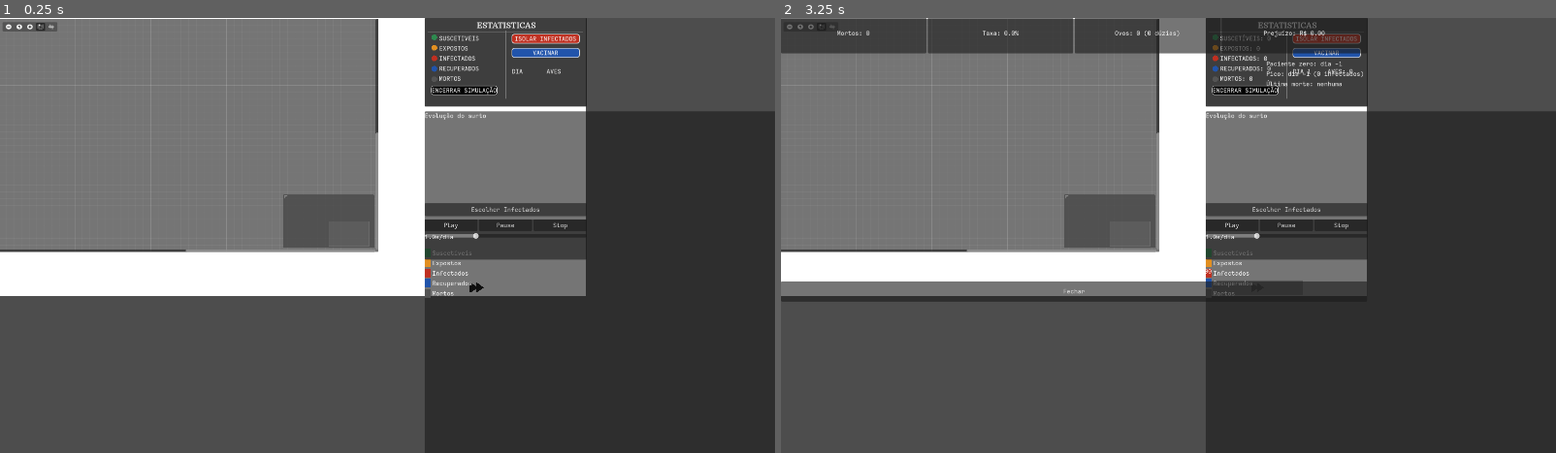
Above: before the commit, frames 1-2 (left to right).
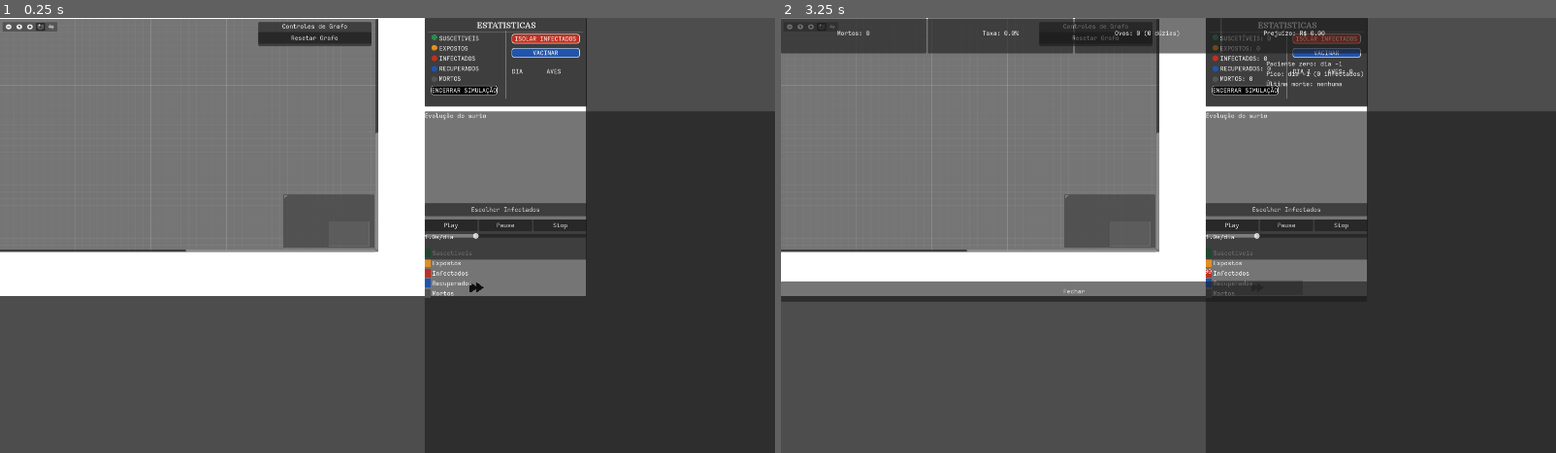
Above: after the commit, the same moments.

Repository: LeonardoMonteblanc/sir_simulator
Game: Godot game, scene res://scenes/mainSimulation.tscn
Two runs of this game, one before a commit and one after it. Both use one fixed random seed, a clock stepped at 60 frames per second and the inputs below. This scene is started directly instead of the project's main scene.
Inputs (mouse positions are in pixels of both pictures, inside the frame that each line leads up to):
- Up to frame 1 (0.25 s): no input
- Up to frame 2 (3.25 s): click (1098, 39) at 0.5 s, where only the run after the commit has a clickable "Resetar Grafo"; click "Play" at 1.25 s; click "Play" at 2 s; click "ENCERRAR SIMULAÇÃO" at 2.75 s

The runs differ from the first frame. In frame 1, 0.8% of the frame differs, in the area x 33-48%, y 0-7%; in frame 2, 0.4%.
Error in both runs: Invalid access to property or key 'num_agents' on a base object of type 'Dictionary'. (res://scripts/seird_model.gd:112)

Commit message:
feat(graph-controls): registry de nos + painel reset (base para algoritmos)
- core_extensions/graph_algorithms/graph_registry.gd: registrar/limpar/get_adjacencia/cor_temporaria/reset
- core_extensions/graph_algorithms/graph_control_panel.{gd,tscn}: botao reset
- simulation_view.gd: hook injetar_registry(), registra nos ao construir grafo
- main_simulation.gd: monta registry + painel, conecta reset_pressed
- validate_registry.gd: 4 cenarios OK

Diff:
--- /dev/null
+++ b/scripts/core_extensions/graph_algorithms/graph_control_panel.gd
@@ -0,0 +1,16 @@
+extends PanelContainer
+
+# Painel de controle de grafo: botao de reset visual.
+# Futuramente pode ganhar botoes de algoritmo tambem.
+
+signal reset_pressed
+
+@onready var _btn_reset: Button = $Layout/Btns/BtnReset
+
+func _ready() -> void:
+	_btn_reset.pressed.connect(func(): reset_pressed.emit())
+
+func set_estado(rodando_algoritmo: bool) -> void:
+	# desabilita reset durante execucao de algoritmo
+	if is_instance_valid(_btn_reset):
+		_btn_reset.disabled = rodando_algoritmo
--- /dev/null
+++ b/scripts/core_extensions/graph_algorithms/graph_control_panel.tscn
@@ -0,0 +1,22 @@
+[gd_scene load_steps=2 format=3 uid="uid://cgr4pc4rrsttw"]
+
+[ext_resource type="Script" path="res://scripts/core_extensions/graph_algorithms/graph_control_panel.gd" id="1_gc"]
+
+[node name="GraphControlPanel" type="PanelContainer"]
+script = ExtResource("1_gc")
+
+[node name="Layout" type="VBoxContainer" parent="."]
+layout_mode = 2
+
+[node name="Label" type="Label" parent="Layout"]
+layout_mode = 2
+text = "Controles de Grafo"
+horizontal_alignment = 1
+
+[node name="Btns" type="HBoxContainer" parent="Layout"]
+layout_mode = 2
+
+[node name="BtnReset" type="Button" parent="Layout/Btns"]
+layout_mode = 2
+size_flags_horizontal = 3
+text = "Resetar Grafo"
--- /dev/null
+++ b/scripts/core_extensions/graph_algorithms/graph_registry.gd
@@ -0,0 +1,99 @@
+extends Node
+
+# Registry de nos visuais do grafo + helpers para algoritmos.
+# Feature em core_extensions/graph_algorithms/. A view (simulation_view.gd)
+# NAO conhece algoritmos; ela apenas expoe referencias ao registry.
+# Algoritmos (BFS, DFS, Dijkstra) consomem esta API para iterar/visualizar.
+#
+# API publica:
+#   registrar(id, node)           : quando a view cria um no
+#   limpar()                      : limpa registry
+#   get_node_by_id(id)            : GraphNode ou null
+#   get_todos_ids()               : Array[int]
+#   get_adjacencia()              : copia do dicionario de adjacencia
+#   set_adjacencia(dict)          : atualiza adjacencia (apos isolamento)
+#   resetar_cores_base(cores_seird) : restaura cor de estado SEIRD em todos os nos
+#   cor_temporaria(id, color, dur_s) : marca cor temporaria (algoritmo). dur<=0 = permanente ate reset
+#   resetar_cores_algoritmo()     : limpa marcas de algoritmo
+
+const DEFAULT_ALGO_COLOR: Color = Color(0.8, 0.8, 0.0, 1.0)  # amarelo (visivel)
+
+var _nodes: Dictionary = {}      # id -> GraphNode
+var _estado_base: Dictionary = {} # id -> Color (cor SEIRD original)
+var _marcacoes: Dictionary = {}  # id -> {"color": Color, "dur": float}
+var _cores_seird: Dictionary = {}
+var _adj: Dictionary = {}
+var _no_grafo_edit: GraphEdit = null
+
+func set_grafo_edit(g: GraphEdit) -> void:
+	_no_grafo_edit = g
+
+func set_cores_seird(cores: Dictionary) -> void:
+	_cores_seird = cores
+
+func registrar(id: int, node: GraphNode, cor_base: Color) -> void:
+	_nodes[id] = node
+	_estado_base[id] = cor_base
+
+func limpar() -> void:
+	_nodes.clear()
+	_estado_base.clear()
+	_marcacoes.clear()
+	_adj.clear()
+
+func get_node_by_id(id: int) -> GraphNode:
+	if not _nodes.has(id):
+		return null
+	var n = _nodes[id]
+	if not is_instance_valid(n):
+		return null
+	return n
+
+func get_todos_ids() -> Array:
+	var ids: Array = []
+	for k in _nodes.keys():
+		ids.append(int(k))
+	ids.sort()
+	return ids
+
+func get_adjacencia() -> Dictionary:
+	var copia: Dictionary = {}
+	for k in _adj.keys():
+		copia[k] = _adj[k].duplicate()
+	return copia
+
+func set_adjacencia(dict: Dictionary) -> void:
+	_adj = dict.duplicate(true)
+
+# Restaura a cor original SEIRD em todos os nos registrados.
+func resetar_cores_base() -> void:
+	for id in _nodes.keys():
+		var n: GraphNode = get_node_by_id(id)
+		if n != null and _estado_base.has(id):
+			n.self_modulate = _estado_base[id]
+	_marcacoes.clear()
+
+# Aplica uma cor temporaria a um no. dur<=0 = permanente ate reset_explicito
+func cor_temporaria(id: int, color: Color) -> void:
+	var n: GraphNode = get_node_by_id(id)
+	if n == null:
+		return
+	n.self_modulate = color
+	_marcacoes[id] = color
+
+# Limpa apenas marcacoes de algoritmo, restaura cor SEIRD onde estava marcada.
+func resetar_cores_algoritmo() -> void:
+	for id in _marcacoes.keys():
+		var n: GraphNode = get_node_by_id(id)
+		if n != null and _estado_base.has(id):
+			n.self_modulate = _estado_base[id]
+	_marcacoes.clear()
+
+# Destaca arestas (connections) entre dois nos. Usado por Dijkstra para
+# mostrar o caminho encontrado.
+func destacar_caminho(ids: Array, color: Color) -> void:
+	if not is_instance_valid(_no_grafo_edit):
+		return
+	_no_grafo_edit.clear_connections()
+	for i in range(ids.size() - 1):
+		_no_grafo_edit.connect_node(str(ids[i]), 0, str(ids[i+1]), 0)
--- a/scripts/main_simulation.gd
+++ b/scripts/main_simulation.gd
@@ -10,6 +10,8 @@
 const ControlPanelScene = preload("res://scripts/core_extensions/auto_simulation/control_panel.tscn")
 const InfectionSelectorScript = preload("res://scripts/core_extensions/manual_infection/infection_selector.gd")
 const InfectionSelectorScene = preload("res://scripts/core_extensions/manual_infection/infection_selector.tscn")
+const GraphRegistryScript = preload("res://scripts/core_extensions/graph_algorithms/graph_registry.gd")
+const GraphControlPanelScene = preload("res://scripts/core_extensions/graph_algorithms/graph_control_panel.tscn")
 
 @onready var view_simulacao: Control = $ColorRect/SimulationView/SimulationView
 @onready var hud_interface: Control = $ColorRect/HUD
@@ -20,6 +22,8 @@
 var _control_panel: PanelContainer = null
 var _infection_selector: PanelContainer = null
 var _btn_abrir_sel: Button = null
+var _graph_registry: Node = null
+var _graph_control_panel: PanelContainer = null
 
 var parametros_globais: Dictionary = {}
 
@@ -42,6 +46,35 @@
 	_montar_auto_sim()
 	# monta feature de selecao manual de infectados
 	_montar_manual_infection()
+	# monta registry de grafo e painel de reset
+	_montar_graph_registry()
+
+
+# === FEATURE GRAPH REGISTRY + RESET (base para algoritmos) ===
+func _montar_graph_registry() -> void:
+	_graph_registry = GraphRegistryScript.new()
+	_graph_registry.name = "GraphRegistry"
+	add_child(_graph_registry)
+	if is_instance_valid(view_simulacao) and view_simulacao.has_method("injetar_registry"):
+		view_simulacao.injetar_registry(_graph_registry)
+	# painel de reset
+	_graph_control_panel = GraphControlPanelScene.instantiate() as PanelContainer
+	if is_instance_valid(_graph_control_panel):
+		_graph_control_panel.name = "GraphControlPanel"
+		_graph_control_panel.position = Vector2(640, 10)
+		_graph_control_panel.size = Vector2(280, 60)
+		add_child(_graph_control_panel)
+		_graph_control_panel.reset_pressed.connect(_on_graph_reset)
+
+func _on_graph_reset() -> void:
+	if not is_instance_valid(view_simulacao):
+		return
+	# limpa marcacoes de algoritmo (cores temporarias)
+	if is_instance_valid(_graph_registry) and _graph_registry.has_method("resetar_cores_algoritmo"):
+		_graph_registry.resetar_cores_algoritmo()
+	# restaura cores SEIRD nos nos (porque o reset do algoritmo deixa a cor
+	# SEIRD anterior la, mas a simulacao pode ter avancado desde o registro)
+	view_simulacao.renderizar_estado_atual()
 
 
 # === FEATURE MANUAL INFECTION (isolada em core_extensions/manual_infection/) ===
--- a/scripts/simulation_view.gd
+++ b/scripts/simulation_view.gd
@@ -18,6 +18,10 @@
 # Hook opcional de auto-sim (injetado via injetar_autosim()). Se null, modo manual.
 var _autosim: Node = null
 
+# Hook opcional de registry de grafo (injetado via injetar_registry()).
+# Usado por algoritmos de grafo (BFS/DFS/Dijkstra).
+var _graph_registry: Node = null
+
 signal passo_concluido(dados_dia: Dictionary)
 signal surto_encerrado
 
@@ -64,6 +68,14 @@
 	var lista_agentes: Array = modelo_epidemiologico.agentes
 	var nos_por_id: Dictionary = {}
 
+	# informa registry opcional (caso algoritmo queira iterar depois)
+	if is_instance_valid(_graph_registry) and _graph_registry.has_method("limpar"):
+		_graph_registry.limpar()
+	if is_instance_valid(_graph_registry) and _graph_registry.has_method("set_adjacencia"):
+		_graph_registry.set_adjacencia(adj)
+	if is_instance_valid(_graph_registry) and _graph_registry.has_method("set_cores_seird"):
+		_graph_registry.set_cores_seird(CORES_ESTADOS)
+
 	# cria um GraphNode por agente
 	for agente_obj in lista_agentes:
 		var no_agente := GraphNode.new()
@@ -74,7 +86,8 @@
 		var pos_fallback: Vector2 = Vector2((agente_obj.id % 5) * 150, (agente_obj.id / 5) * 100)
 		no_agente.position_offset = pos.get(agente_obj.id, pos_fallback)
 		no_agente.custom_minimum_size = Vector2(80, 50)
-		no_agente.self_modulate = CORES_ESTADOS.get(agente_obj.estado, Color.WHITE)
+		var cor_inicial: Color = CORES_ESTADOS.get(agente_obj.estado, Color.WHITE)
+		no_agente.self_modulate = cor_inicial
 
 		# slot interno (grafo precisa de filhos para criar ports)
 		var slot_control := Control.new()
@@ -86,6 +99,9 @@
 		no_agente.set_slot(0, true, 0, Color.WHITE, true, 1, Color.WHITE)
 
 		nos_por_id[agente_obj.id] = no_agente
+		# registra no registry (se anexado)
+		if is_instance_valid(_graph_registry) and _graph_registry.has_method("registrar"):
+			_graph_registry.registrar(agente_obj.id, no_agente, cor_inicial)
 
 	# process_frame para o editor preparar os slots antes de conectar
 	await get_tree().process_frame
@@ -165,6 +181,34 @@
 func has_autosim() -> bool:
 	return is_instance_valid(_autosim)
 
+# === HOOKS PUBLICOS DO GRAPH REGISTRY ===
+func injetar_registry(registry: Node) -> void:
+	_graph_registry = registry
+	if is_instance_valid(_graph_registry):
+		if _graph_registry.has_method("set_grafo_edit"):
+			_graph_registry.set_grafo_edit(editor_grafos)
+
+func get_registry() -> Node:
+	return _graph_registry
+
+# quando um agente muda de estado no modelo, atualiza a cor base no registry
+# assim o "reset" restaura a cor certa
+func _sincronizar_cor_base(id: int) -> void:
+	if not is_instance_valid(_graph_registry):
+		return
+	if not _graph_registry.has_method("registrar"):
+		return
+	var n: GraphNode = get_node_or_null(str(id)) as GraphNode
+	if n == null:
+		return
+	# so atualiza se nao ha marcacao de algoritmo ativa
+	if not (_graph_registry.has_method("get_node_by_id")):
+		return
+	# mantem a cor visivel agora no no
+	# (registry ja guarda cor_base no registro, ela nao muda com SEIRD)
+	# mas se quiser "redefinir base" apos SEIRD update:
+	# nao fazemos aqui - o reset geral re-aplica cor base via resetar_cores_base
+
 func renderizar_estado_atual() -> void:
 	if not is_instance_valid(modelo_epidemiologico):
 		return
--- /dev/null
+++ b/scripts/utils/validate_registry.gd
@@ -0,0 +1,65 @@
+extends SceneTree
+
+# Testa GraphRegistry isoladamente com structure de nodes fake.
+
+var _cores_seird := {
+	"S": Color(0.2, 0.5, 0.3),
+	"E": Color(0.8, 0.5, 0.1),
+	"I": Color(0.8, 0.2, 0.1)
+}
+
+func _criar_no_fake(id: int, cor: Color) -> GraphNode:
+	var n := GraphNode.new()
+	n.name = str(id)
+	n.self_modulate = cor
+	root.add_child(n)
+	return n
+
+func _init():
+	var Script = load("res://scripts/core_extensions/graph_algorithms/graph_registry.gd")
+	if Script == null:
+		printerr("FAIL load registry")
+		quit(1)
+		return
+	var reg = Script.new()
+	root.add_child(reg)
+	# cria 5 nos fake
+	var ids: Array = [0, 1, 2, 3, 4]
+	var nos: Dictionary = {}
+	for id in ids:
+		var cor: Color = _cores_seird["S"] if id == 2 else _cores_seird["I"]
+		nos[id] = _criar_no_fake(id, cor)
+		reg.registrar(id, nos[id], cor)
+	# set adj
+	var adj: Dictionary = {0: [1, 2], 1: [0, 3], 2: [0, 4], 3: [1], 4: [2]}
+	reg.set_adjacencia(adj)
+	# testa get_todos_ids
+	var todos: Array = reg.get_todos_ids()
+	if todos.size() != 5:
+		printerr("FAIL get_todos_ids retornou ", todos.size())
+		quit(1)
+		return
+	print("OK get_todos_ids=", todos)
+	# testa get_adjacencia
+	var adj_back: Dictionary = reg.get_adjacencia()
+	if adj_back[0].size() != 2:
+		printerr("FAIL adj[0] tamanho: ", adj_back[0].size())
+		quit(1)
+		return
+	print("OK get_adjacencia ok")
+	# testa cor_temporaria
+	reg.cor_temporaria(0, Color.YELLOW)
+	if nos[0].self_modulate != Color.YELLOW:
+		printerr("FAIL cor_temporaria nao mudou cor visual")
+		quit(1)
+		return
+	print("OK cor_temporaria aplicada")
+	# testa resetar_cores_algoritmo
+	reg.resetar_cores_algoritmo()
+	if nos[0].self_modulate != _cores_seird["I"]:
+		printerr("FAIL resetar_cores_algoritmo nao restaurou cor base: ", nos[0].self_modulate)
+		quit(1)
+		return
+	print("OK resetar_cores_algoritmo restaurou cor base")
+	print("VALIDATE_REGISTRY_OK")
+	quit(0)
